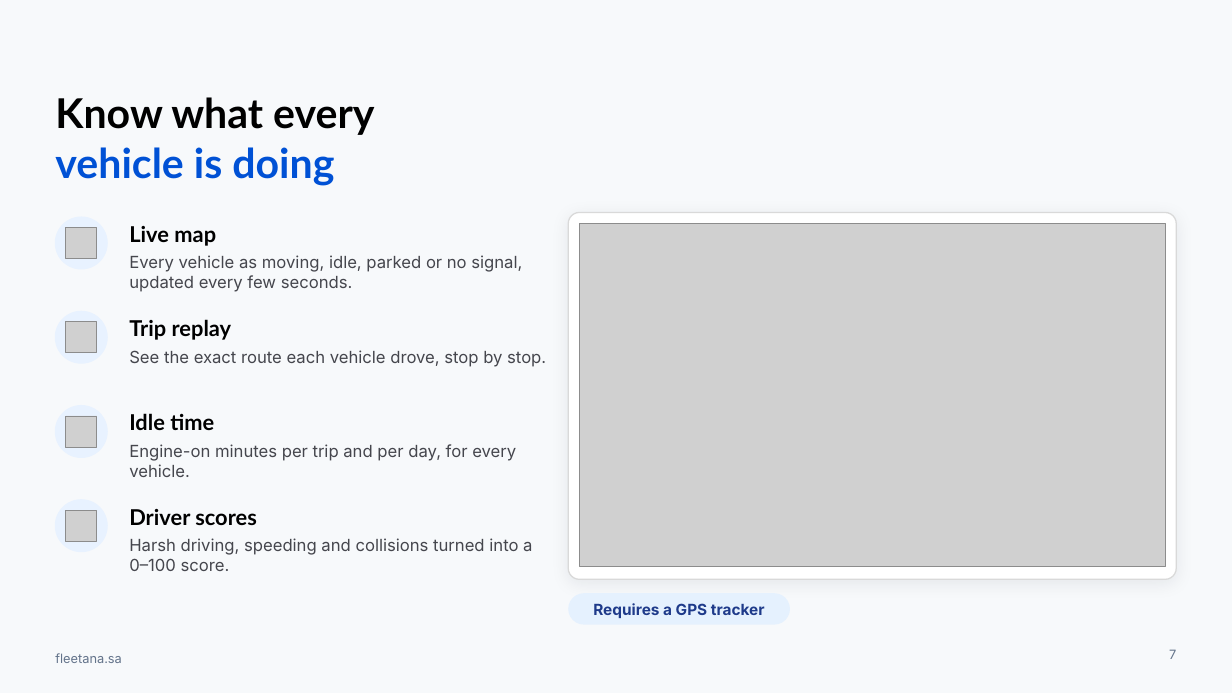
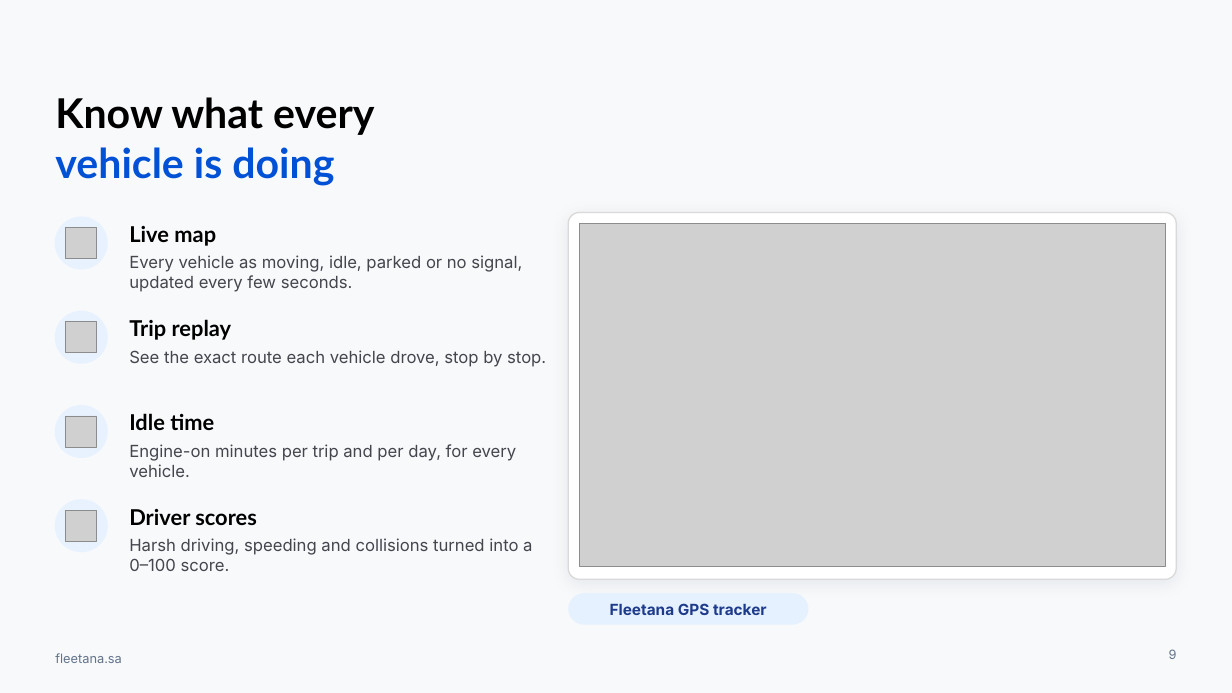
Before and after one commit to AbdallahDaban/Claude, a slide deck: slide 9 of fleetana-launch/brand/profile/Fleetana-Company-Profile-EN.pptx (slide 7 before the commit). Drawn at 1232x693 pixels with LibreOffice and Linux fonts; fonts in the diff are those of the drawing; grey boxes stand for pictures; background and template pictures are left out. Boxes give left, top, right and bottom in pixels: in the first picture for what was removed or moved away, otherwise in the second. Text is boxed around its words. In the diff, an @@ line names an element or a change of style, - is before the commit and + after.

```diff
--- a/fleetana-launch/brand/profile/Fleetana-Company-Profile-EN.pptx
+++ b/fleetana-launch/brand/profile/Fleetana-Company-Profile-EN.pptx
@@ rounded rectangle "Fleetana GPS tracker": place and size @@
-rounded rectangle "Fleetana GPS tracker" at (568, 593, 790, 625)
+rounded rectangle "Fleetana GPS tracker" at (568, 593, 809, 625)
@@ text in rounded rectangle at (610, 603, 767, 615): text changed @@
-Requires a GPS tracker
+Fleetana GPS tracker
@@ page number at (1169, 649, 1177, 659): text changed @@
-7
+9
```
Also in this commit, not shown: 9 other slides changed, 7 slides added, 6 slides removed, 4 other files.
